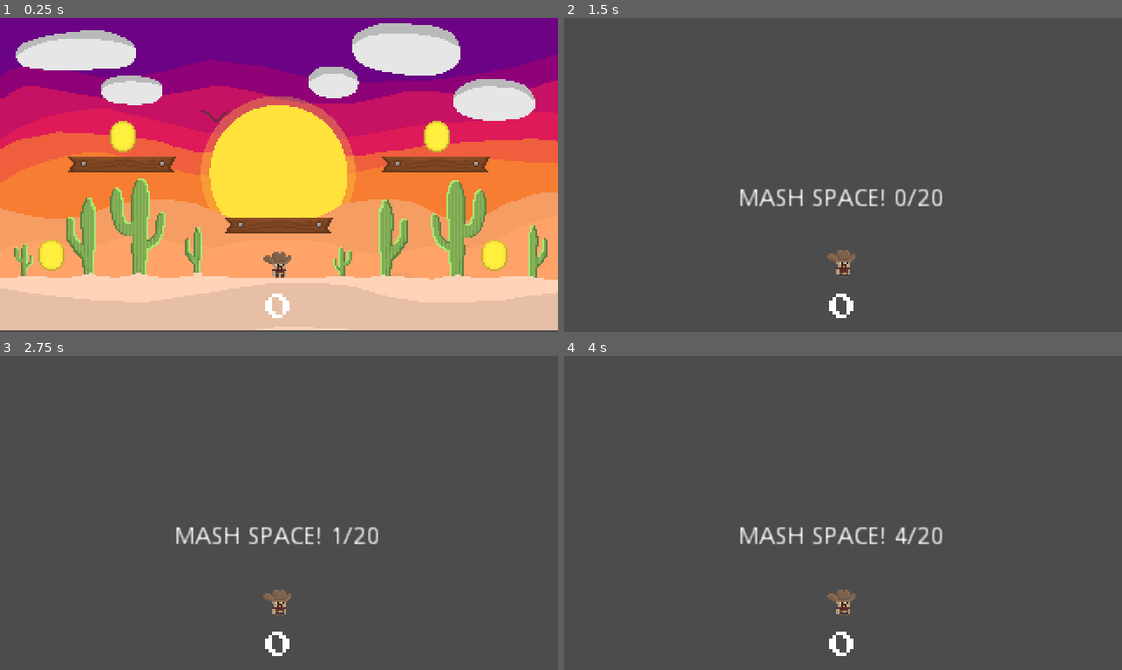
Above: before the commit, frames 1-4 (two rows, left to right).
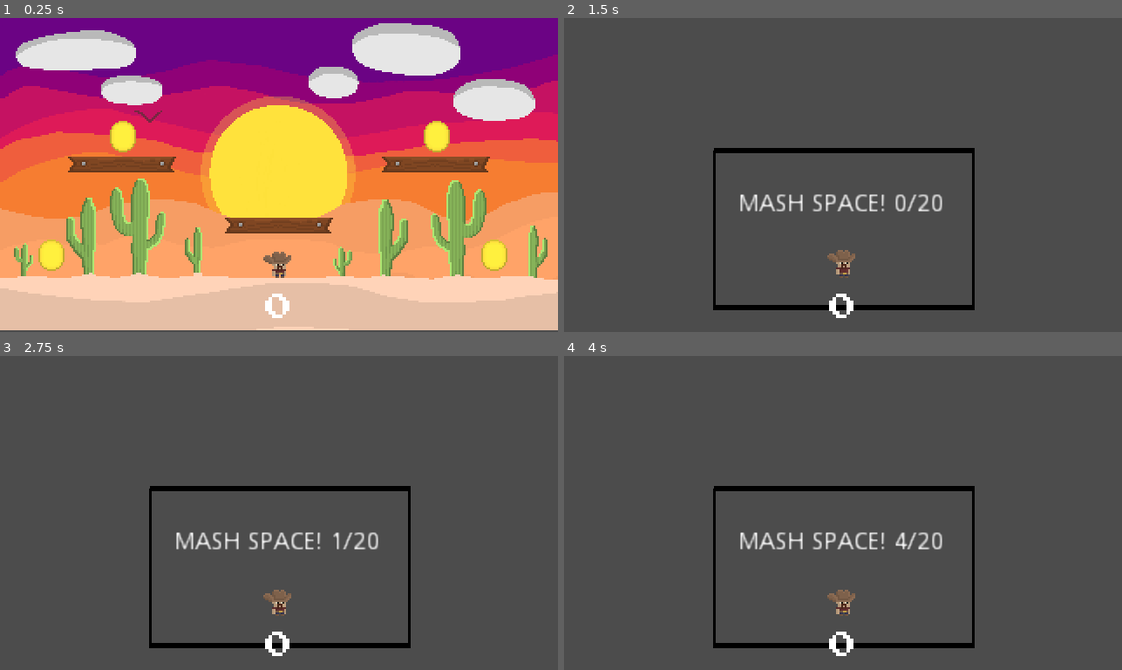
Above: after the commit, the same moments.

Repository: T-ayy-lor/Capstone
Game: Godot game, scene res://Main.tscn
Two runs of this game, one before a commit and one after it. Both use one fixed random seed, a clock stepped at 60 frames per second and the inputs below.
Inputs:
- Up to frame 1 (0.25 s): no input
- Up to frame 2 (1.5 s): hold D (move_right) from 0.53 s (still down); tap Space (jump) at 0.77 s; tap Enter at 1.25 s
- Up to frame 3 (2.75 s): tap Space (jump) at 1.52 s; release D (move_right) at 2.03 s; hold A (move_left) from 2.03 s (still down)
- Up to frame 4 (4 s): tap Space (jump) at 2.75, 3.02, 3.77 s; release A (move_left) at 2.78 s; hold D (move_right) from 2.78 s (still down); tap Enter at 3.5 s

The runs differ from the first frame. In frame 1, less than 0.1% of the frame differs, in the area x 24-41%, y 29-34%; in frame 2, 3.2%, in the area x 26-74%, y 41-94%; in frame 3, 3.2%; in frame 4, 3.2%.

Commit message:
Update Main.tscn

Diff:
--- a/Main.tscn
+++ b/Main.tscn
@@ -372,9 +372,6 @@
 [sub_resource type="RectangleShape2D" id=8]
 extents = Vector2( 6.75, 10 )
 
-[sub_resource type="RectangleShape2D" id=9]
-extents = Vector2( 200, 10 )
-
 [node name="Main" type="Node2D"]
 script = ExtResource( 8 )
 
@@ -476,7 +473,7 @@
 position = Vector2( 0, -90 )
 z_index = -75
 frames = SubResource( 6 )
-frame = 127
+frame = 89
 playing = true
 
 [node name="MashButtonEvent" type="Node2D" parent="."]
@@ -490,9 +487,9 @@
 
 [node name="MashLabel" type="Label" parent="MashButtonEvent"]
 margin_left = 1441.0
-margin_top = -294.0
+margin_top = -291.0
 margin_right = 1559.0
-margin_bottom = -280.0
+margin_bottom = -277.0
 text = "MASH SPACE! 0/20"
 
 [node name="DimensionSpawn" type="Position2D" parent="."]
@@ -504,11 +501,12 @@
 [node name="CollisionShape2D" type="CollisionShape2D" parent="DimensionArea"]
 shape = SubResource( 8 )
 
-[node name="DimensionGround" type="StaticBody2D" parent="."]
-position = Vector2( 1500, -200 )
-
-[node name="CollisionShape2D" type="CollisionShape2D" parent="DimensionGround"]
-shape = SubResource( 9 )
+[node name="Line2D" type="Line2D" parent="DimensionArea"]
+position = Vector2( 1.49998, -170 )
+scale = Vector2( 0.247541, 0.6 )
+points = PoolVector2Array( -300, -75, 300, -75, 300, 75, -300, 75, -300, -75 )
+width = 5.0
+default_color = Color( 0, 0, 0, 1 )
 
 [connection signal="body_entered" from="MashButtonEvent/Trigger" to="MashButtonEvent" method="_on_Trigger_body_entered"]
 [connection signal="body_shape_entered" from="DimensionArea" to="MashButtonEvent" method="_on_DimensionArea_body_shape_entered"]
Not shown: 1 places in Main.tscn that only renumber resources
